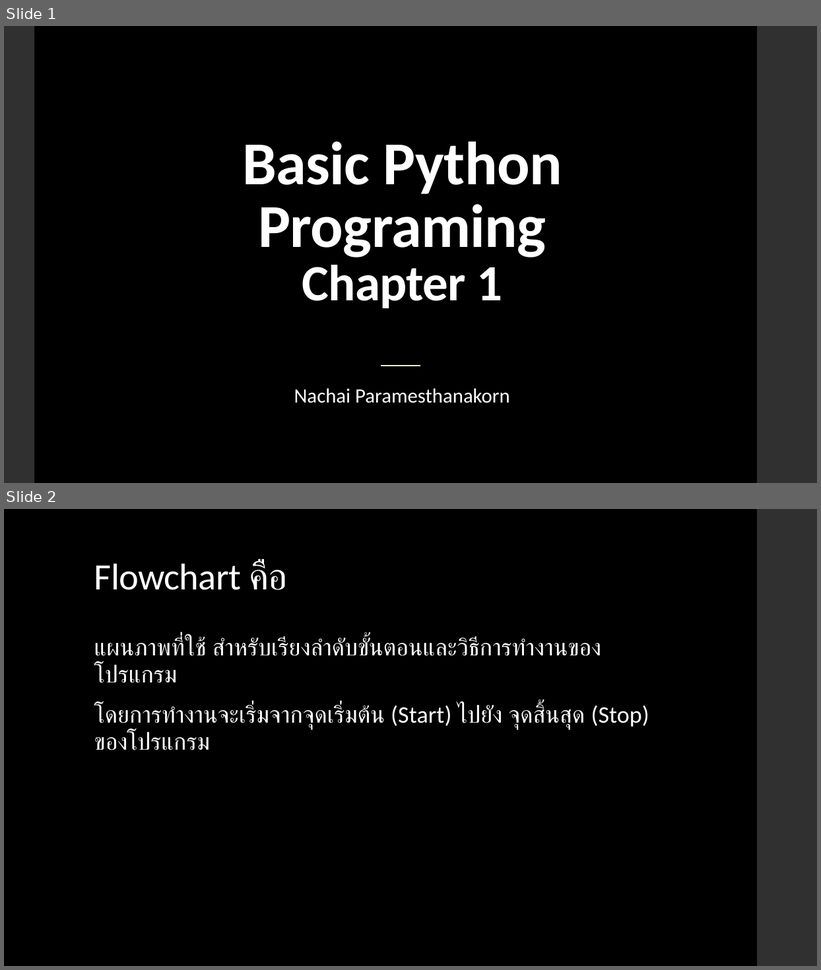
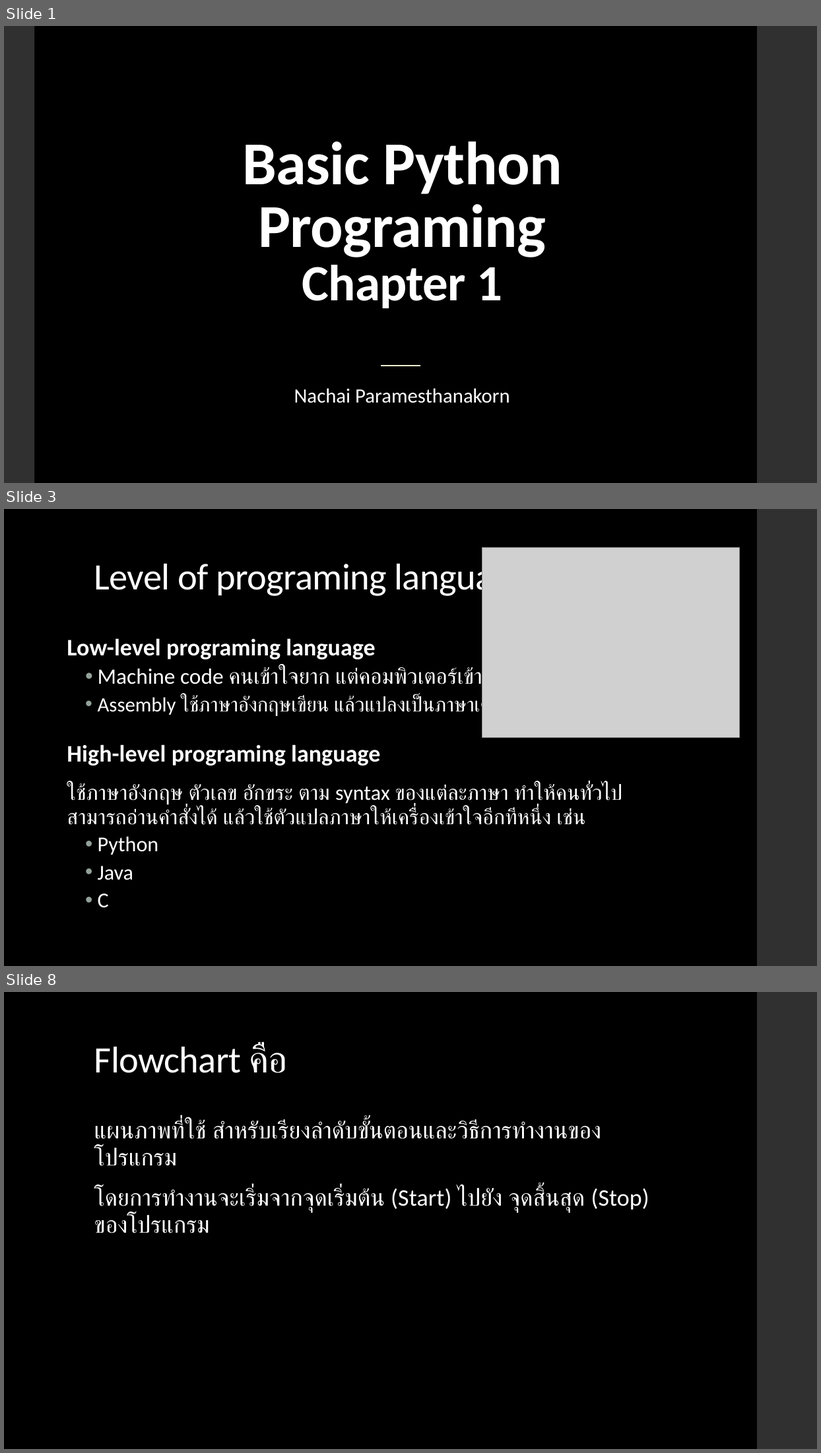
Before and after one commit to NaPryder/Basic-Python-101, a slide deck: Chapter 1/Chapter 1.pptx. Shown one above the other, each under a label of ours: slides 1 and 2 before the commit, slides 1, 3 and 8 after it; the slides between them are not shown. The pictures are 821x970 and 821x1453 pixels, drawn with LibreOffice and Linux fonts; fonts in the diff are those of the drawing; grey boxes stand for pictures. Boxes give left, top, right and bottom in pixels: in the first picture for what was removed or moved away, otherwise in the second. Text is boxed around its words. In the diff, an @@ line names an element or a change of style, - is before the commit and + after.

```diff
--- a/Chapter 1/Chapter 1.pptx
+++ b/Chapter 1/Chapter 1.pptx
@@ slide 3 added at bbox=[4, 509, 817, 966], background #000000; not listed: 1 template element that a slide beside it also shows @@
@@ picture added at bbox=[482, 547, 740, 738] @@
@@ title added at bbox=[94, 558, 529, 598], 44 pt, text #FFFFFF @@
+Level of programing language
@@ text added at bbox=[67, 638, 579, 717], 24 pt, text #FFFFFF @@
+Low-level programing language
+  • Machine code คนเข้าใจยาก แต่คอมพิวเตอร์เข้าใจง่าย
+  • Assembly ใช้ภาษาอังกฤษเขียน แล้วแปลงเป็นภาษาเครื่องภายหลัง
@@ text added at bbox=[67, 745, 622, 908], 25 pt, text #FFFFFF @@
+High-level programing language
+ใช้ภาษาอังกฤษ ตัวเลข อักขระ ตาม syntax ของแต่ละภาษา ทำให้คนทั่วไปสามารถอ่านคำสั่งได้ แล้วใช้ตัวแปลภาษาให้เครื่องเข้าใจอีกทีหนึ่ง เช่น
+  • Python
+  • Java
+  • C
@@ what was slide 2 is now slide 8 @@
```
Also in this commit, not shown: 7 other slides added, 3 other files.
